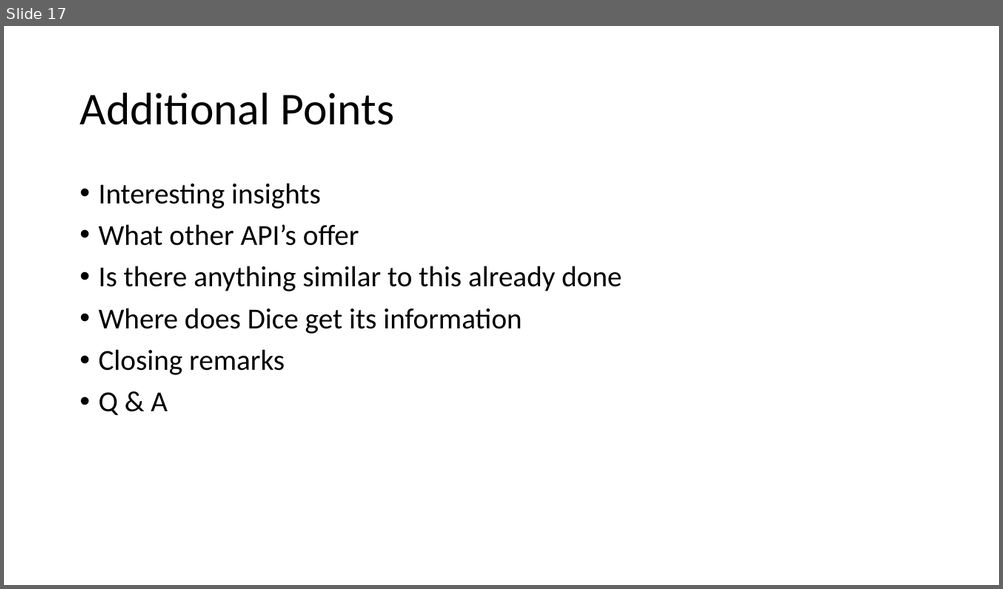
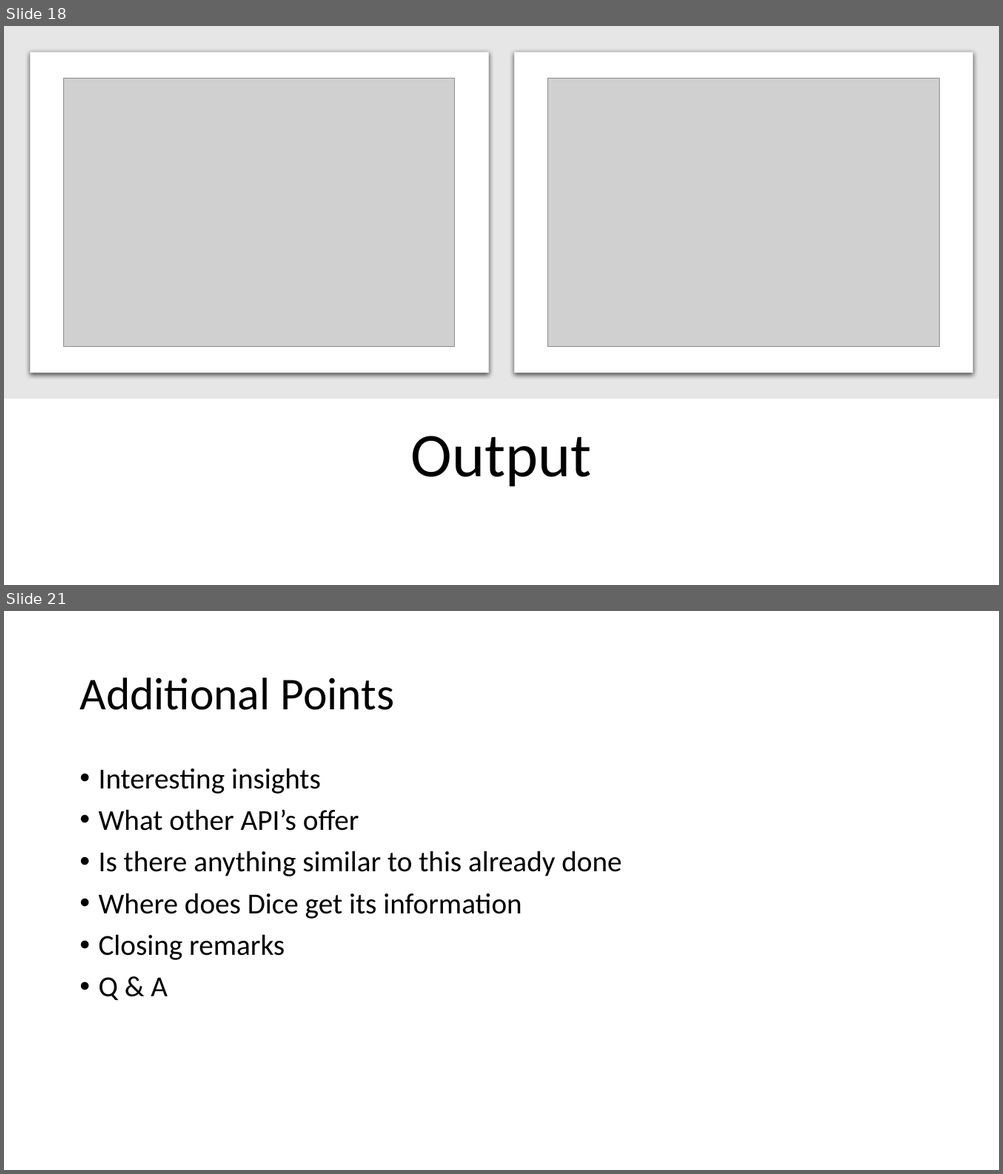
Before and after one commit to shravan-kuchkula/TermProject, a slide deck: MongoDB-TermProject.pptx. Shown one above the other, each under a label of ours: slide 17 before the commit, slides 18 and 21 after it; the slides between them are not shown. The pictures are 1003x589 and 1003x1174 pixels, drawn with LibreOffice and Linux fonts; fonts in the diff are those of the drawing; grey boxes stand for pictures. Boxes give left, top, right and bottom in pixels: in the first picture for what was removed or moved away, otherwise in the second. Text is boxed around its words. In the diff, an @@ line names an element or a change of style, - is before the commit and + after.

```diff
--- a/MongoDB-TermProject.pptx
+++ b/MongoDB-TermProject.pptx
@@ slide 18 added at [4,26,999,585], background #FFFFFF @@
@@ rectangle added at [4,26,999,399], fill #E7E6E6 @@
@@ rounded rectangle added at [30,52,488,373], fill #FFFFFF, outline #E7E6E6 0.75 pt @@
@@ rounded rectangle added at [515,52,973,373], fill #FFFFFF, outline #E7E6E6 0.75 pt @@
@@ picture added at [64,79,455,347] @@
@@ picture added at [547,79,939,347] @@
@@ title added at [411,436,592,487], 60 pt, text #000000 @@
+Output
@@ what was slide 17 is now slide 21 @@
```
Also in this commit, not shown: 7 slides changed, 7 other slides added, 4 slides removed.
